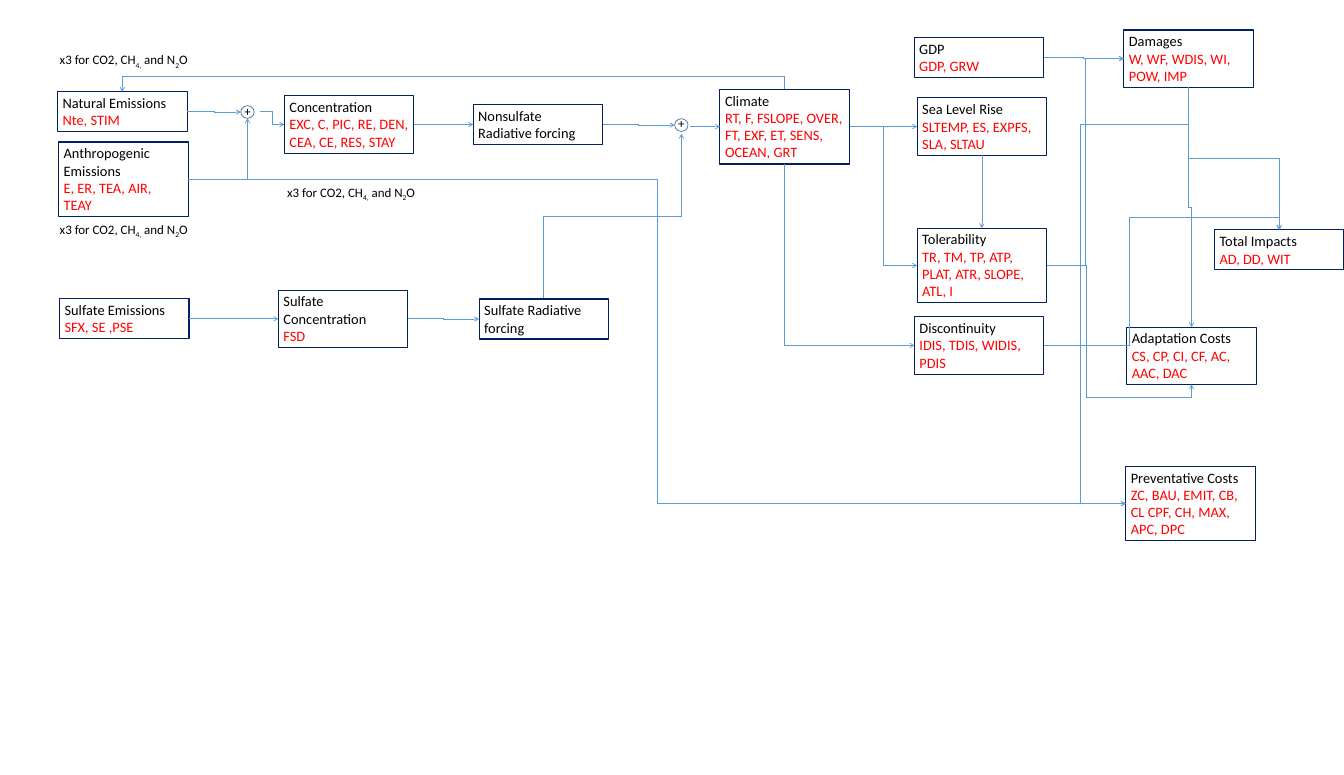
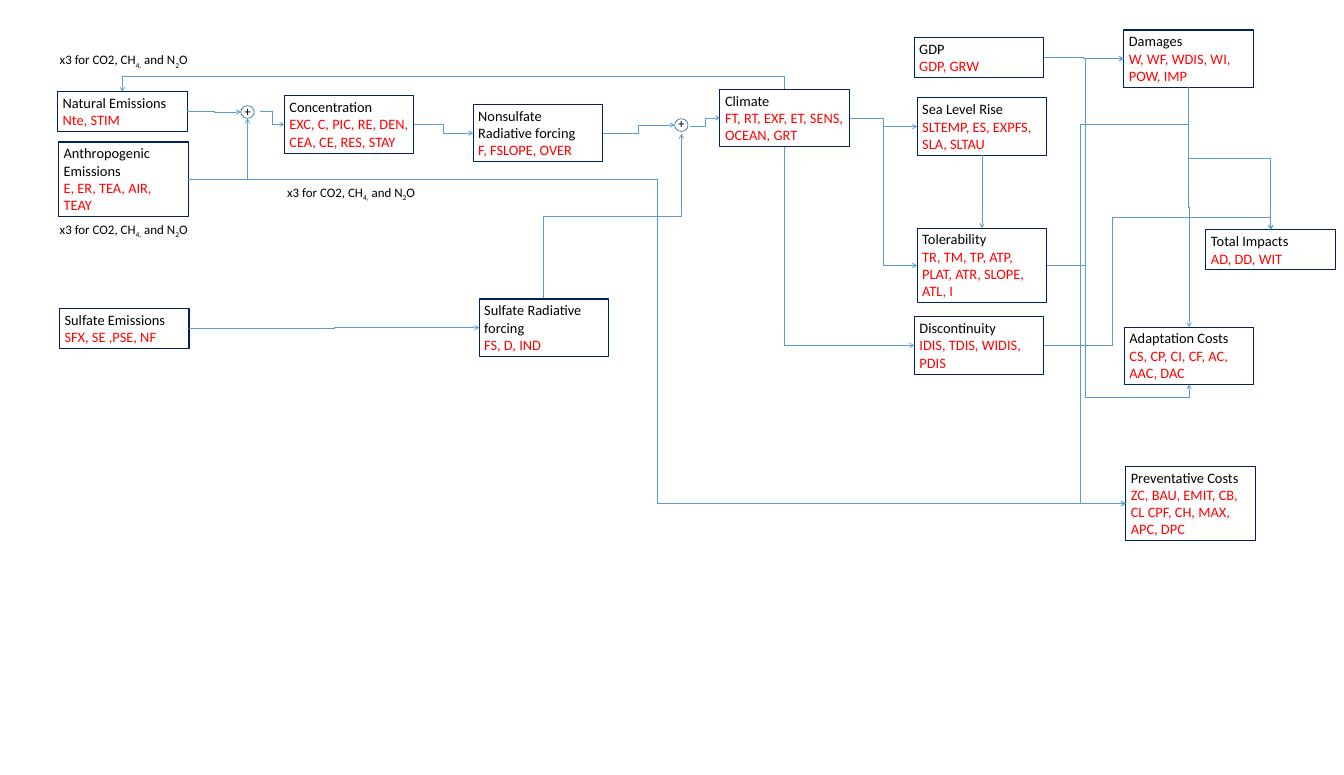
Before and after one commit to anthofflab/MimiPAGE2009.jl, a slide deck: slide 1 of PAGE Components.pptx. Drawn at 1344x775 pixels with LibreOffice and Linux fonts; fonts in the diff are those of the drawing. Boxes give left, top, right and bottom in pixels: in the first picture for what was removed or moved away, otherwise in the second. Text is boxed around its words. In the diff, an @@ line names an element or a change of style, - is before the commit and + after.

Commit message:
fix some vars

```diff
--- a/PAGE Components.pptx
+++ b/PAGE Components.pptx
@@ rectangle "Climate": place and size @@
-rectangle "Climate" at (720,89,850,164)
+rectangle "Climate" at (720,89,850,147)
@@ elbow arrow (1188, 87) - (1189, 327): route changed @@
@@ elbow arrow moved from (1188, 87) - (1279, 230) to (1188, 87) - (1271, 230) @@
@@ rectangle "Nonsulfate Radiative forcing": place and size @@
-rectangle "Nonsulfate Radiative forcing" at (473,104,603,144)
+rectangle "Nonsulfate Radiative forcing" at (473,104,603,162)
@@ elbow arrow moved from (690, 127) - (720, 127) to (690, 127) - (720, 118) @@
@@ text in rectangle at (725,113,843,142): text changed @@
-RT, F, FSLOPE, OVER, FT, EXF, ET, SENS, OCEAN, GRT
+FT, RT, EXF, ET, SENS, OCEAN, GRT
@@ elbow arrow moved from (849, 127) - (917, 266) to (849, 118) - (917, 266) @@
@@ elbow arrow moved from (849, 127) - (917, 127) to (849, 118) - (917, 127) @@
@@ elbow arrow moved from (414, 125) - (473, 125) to (414, 125) - (473, 133) @@
@@ text in rectangle at (478,145,572,157): paragraph added @@
+F, FSLOPE, OVER
@@ elbow arrow moved from (603, 125) - (675, 125) to (603, 133) - (675, 125) @@
@@ elbow arrow moved from (785, 164) - (914, 346) to (785, 147) - (914, 346) @@
@@ elbow arrow moved from (1044, 346) - (1279, 230) to (1044, 346) - (1271, 230) @@
@@ rectangle "Total Impacts": place and size @@
-rectangle "Total Impacts" at (1214,230,1344,270)
+rectangle "Total Impacts" at (1206,230,1336,270)
@@ elbow arrow (1047, 266) - (1189, 385): route changed @@
@@ rectangle removed at (279,290,408,347) @@
-Sulfate Concentration
-FSD
@@ rectangle "Sulfate Radiative forcing": place and size @@
-rectangle "Sulfate Radiative forcing" at (479,299,609,339)
+rectangle "Sulfate Radiative forcing" at (479,299,609,357)
@@ rectangle "Sulfate Emissions": place and size @@
-rectangle "Sulfate Emissions" at (59,299,189,339)
+rectangle "Sulfate Emissions" at (59,309,189,348)
@@ elbow arrow moved from (189, 319) - (279, 319) to (189, 329) - (479, 328) @@
@@ elbow arrow removed from (408, 319) to (479, 319) @@
@@ text in rectangle at (65,332,156,344): text changed @@
-SFX, SE ,PSE
+SFX, SE ,PSE, NF
@@ text in rectangle at (484,340,541,352): paragraph added @@
+FS, D, IND
```
